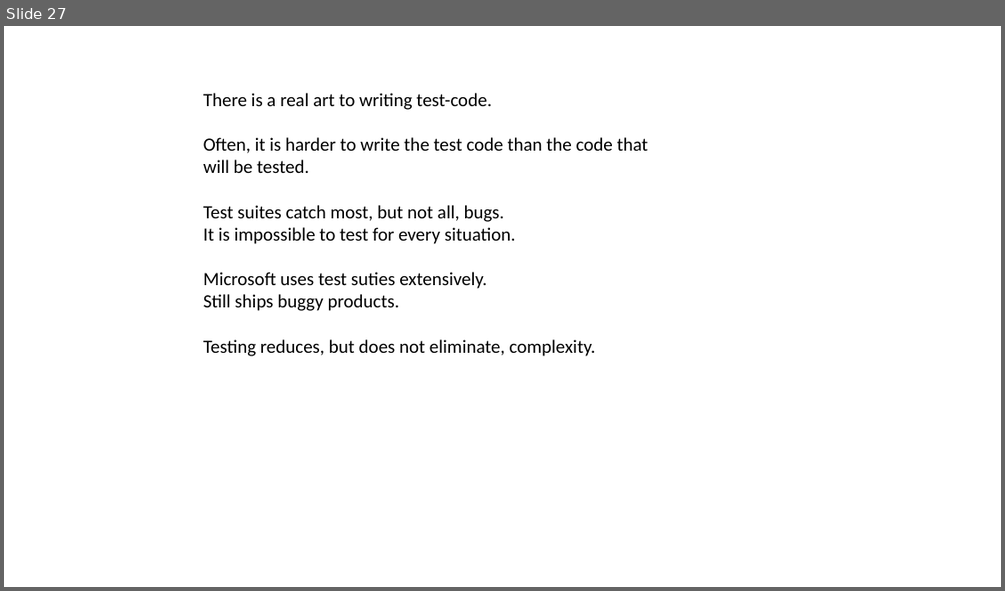
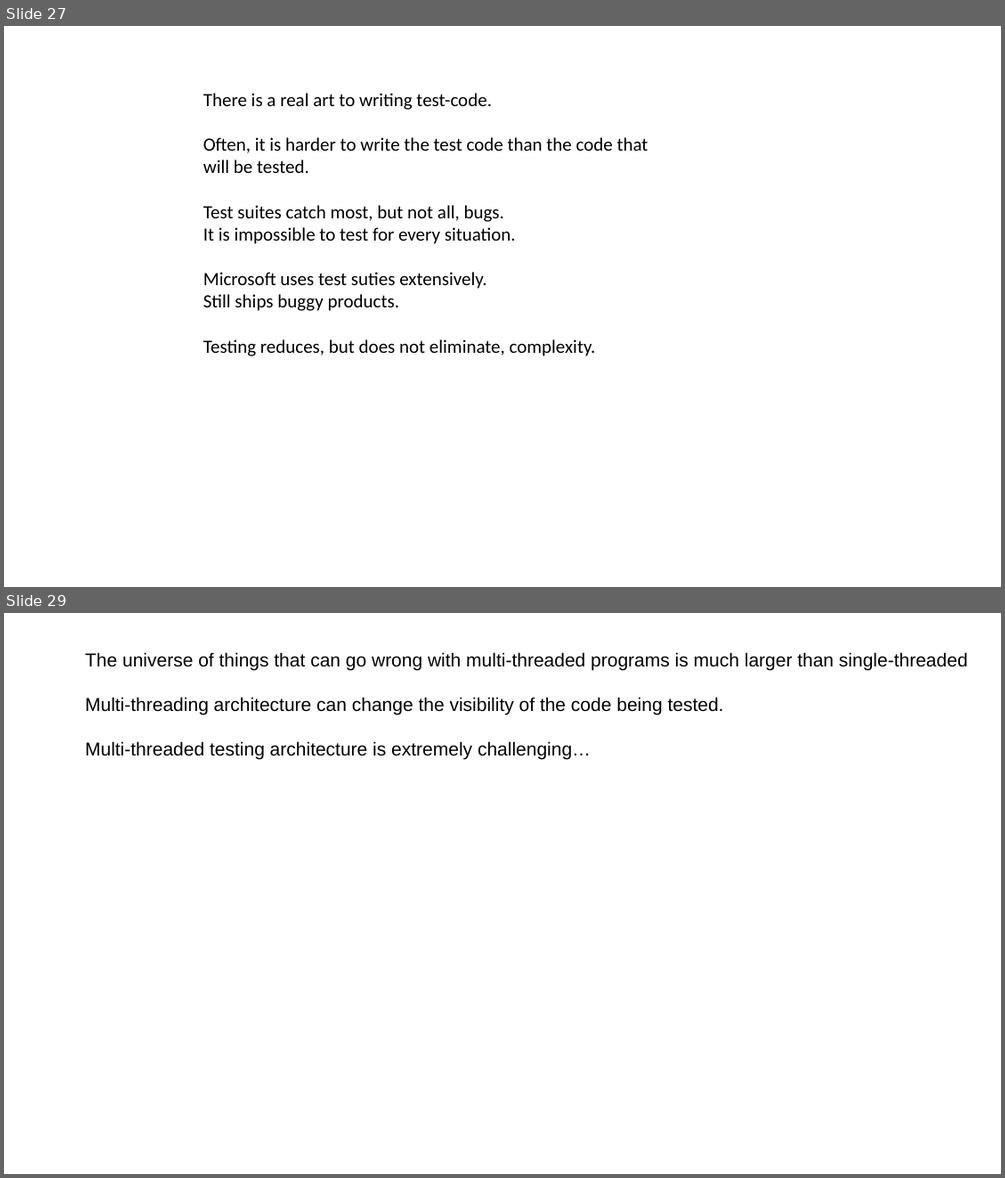
Before and after one commit to afodor/afodor.github.io, a slide deck: classes/prog2016/Prog3-Lecture20.pptx. Shown one above the other, each under a label of ours: slide 27 before the commit, slides 27 and 29 after it; the slides between them are not shown. The pictures are 1005x591 and 1005x1178 pixels, drawn with LibreOffice and Linux fonts; fonts in the diff are those of the drawing. Boxes give left, top, right and bottom in pixels: in the first picture for what was removed or moved away, otherwise in the second. Text is boxed around its words. In the diff, an @@ line names an element or a change of style, - is before the commit and + after.

```diff
--- a/classes/prog2016/Prog3-Lecture20.pptx
+++ b/classes/prog2016/Prog3-Lecture20.pptx
@@ slide 29 added at (4, 613, 1001, 1174), background #FFFFFF @@
@@ text added at (85, 652, 968, 760), 18 pt, text #000000 @@
+The universe of things that can go wrong with multi-threaded programs is much larger than single-threaded
+Multi-threading architecture can change the visibility of the code being tested.
+Multi-threaded testing architecture is extremely challenging…
```
Also in this commit, not shown: 1 slide changed, 1 other slide added.
